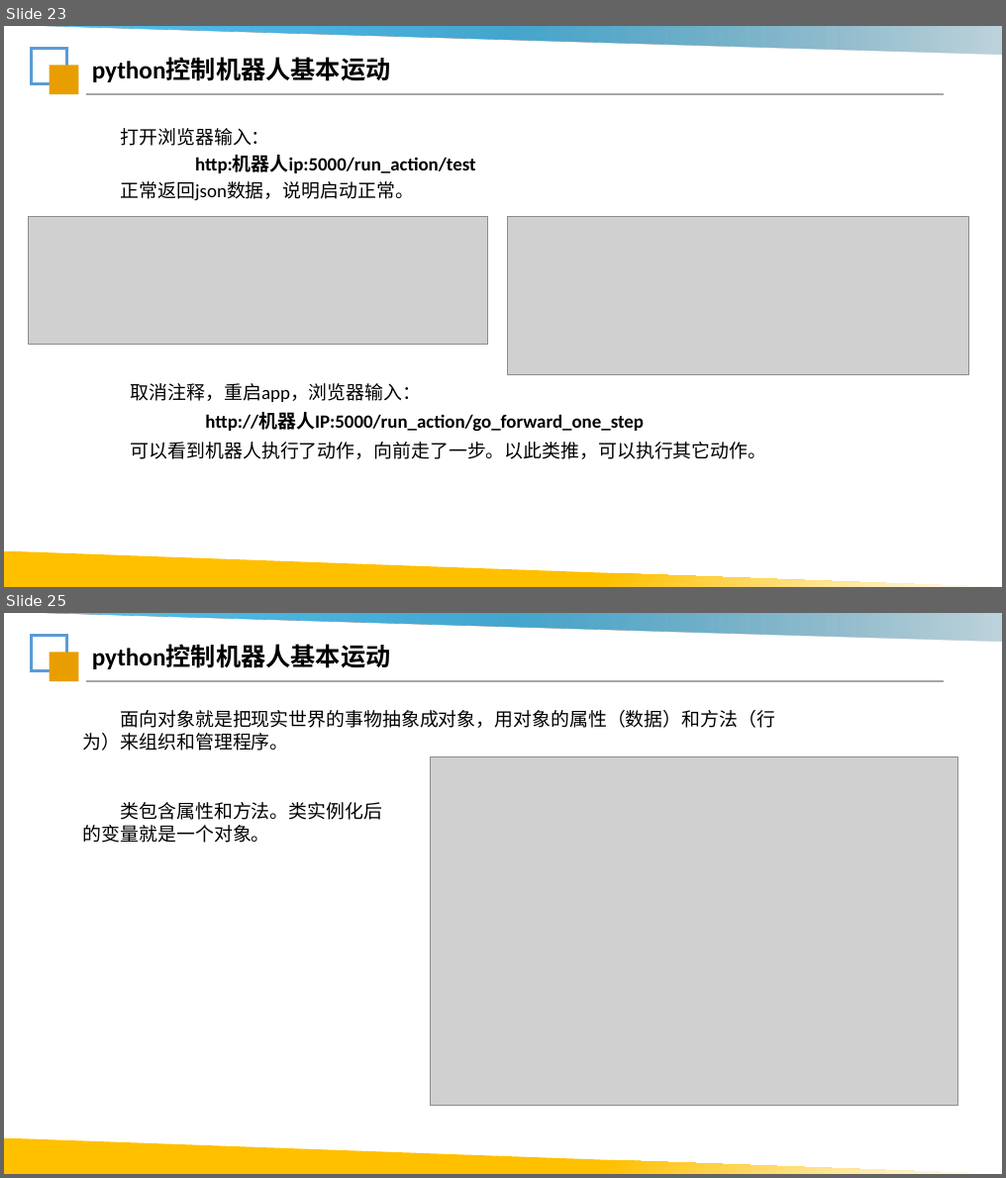
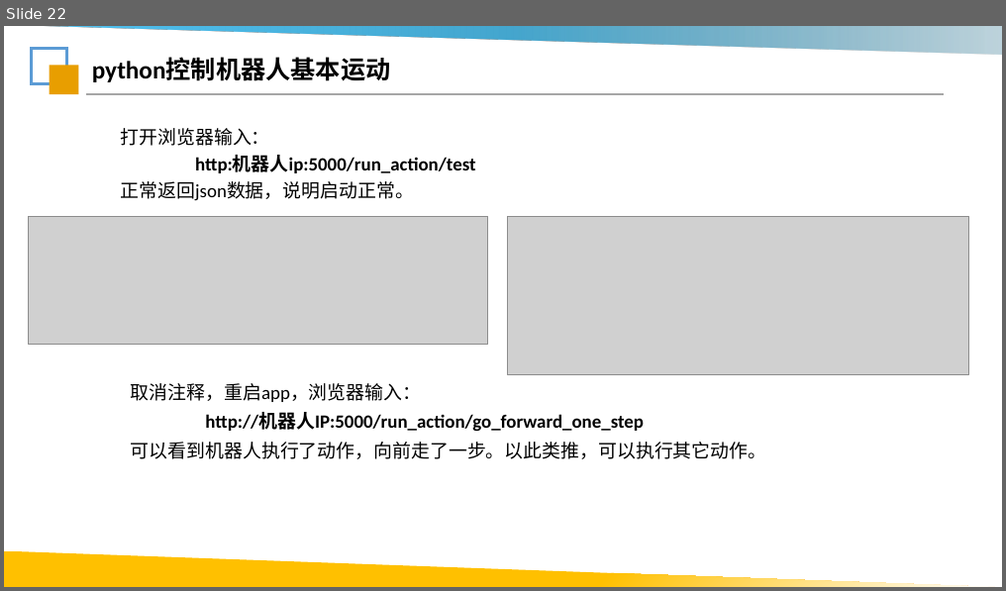
Before and after one commit to Lsnxiaoxiong/robot-course, a slide deck: ppt/第2课_Python与机器人控制.pptx. Shown one above the other, each under a label of ours: slides 23 and 25 before the commit, slide 22 after it; the slides between them are not shown. The pictures are 1006x1178 and 1006x591 pixels, drawn with LibreOffice and Linux fonts; fonts in the diff are those of the drawing; grey boxes stand for pictures; background and template pictures are left out. Boxes give left, top, right and bottom in pixels: in the first picture for what was removed or moved away, otherwise in the second. Text is boxed around its words. In the diff, an @@ line names an element or a change of style, - is before the commit and + after.

```diff
--- a/ppt/第2课_Python与机器人控制.pptx
+++ b/ppt/第2课_Python与机器人控制.pptx
@@ slide 25 removed at (x1=4, y1=613, x2=1002, y2=1174), background #FFFFFF; not listed: 5 template elements that a slide beside it also shows @@
@@ text removed at (x1=92, y1=645, x2=391, y2=669) @@
-python控制机器人基本运动
@@ text removed at (x1=83, y1=710, x2=775, y2=751) @@
-面向对象就是把现实世界的事物抽象成对象，用对象的属性（数据）和方法（行为）来组织和管理程序。
@@ picture removed at (x1=431, y1=757, x2=958, y2=1106) @@
@@ text removed at (x1=83, y1=802, x2=383, y2=843) @@
-类包含属性和方法。类实例化后的变量就是一个对象。
@@ what was slide 23 is now slide 22 @@
```
Also in this commit, not shown: 4 slides changed, 21 slides added, 2 other slides removed, 3 other files.
